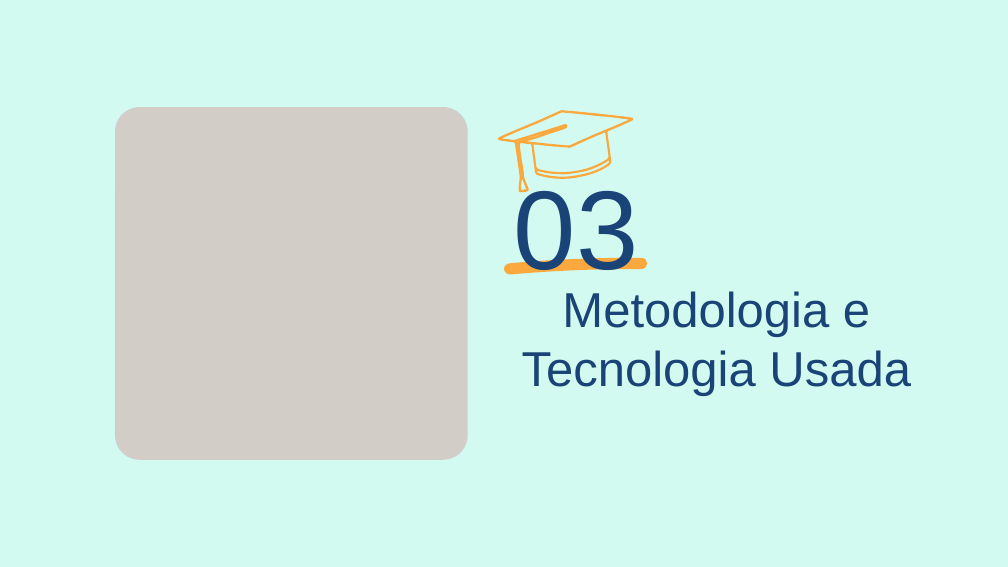
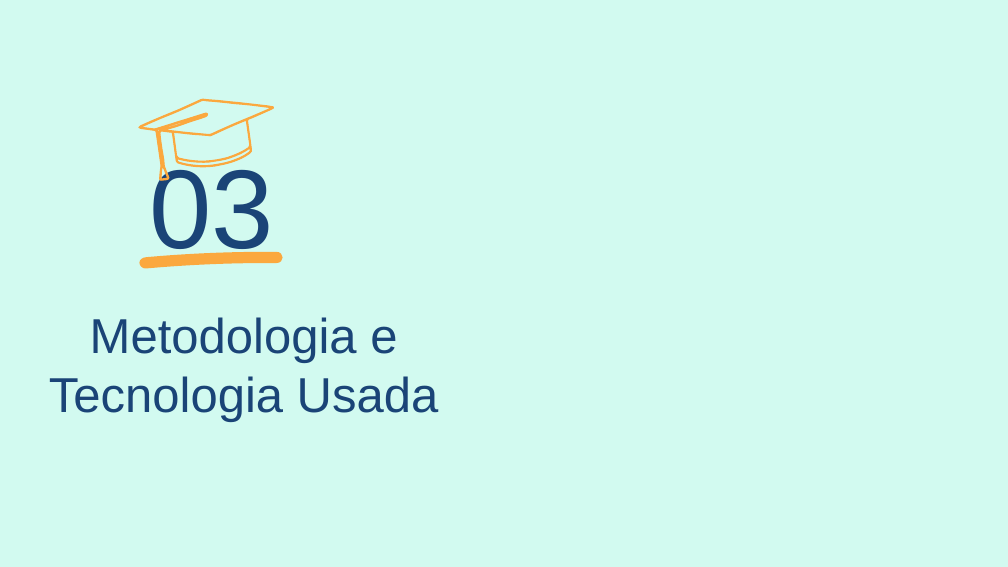
Before and after one commit to DuarteSVL/duartesvl.github.io, a slide deck: slide 7 of Apresentação/ProjectoFinal_TeamT.pptx. Drawn at 1008x567 pixels with LibreOffice and Linux fonts; fonts in the diff are those of the drawing; grey boxes stand for pictures. Boxes give left, top, right and bottom in pixels: in the first picture for what was removed or moved away, otherwise in the second. Text is boxed around its words. In the diff, an @@ line names an element or a change of style, - is before the commit and + after.

```diff
--- a/Apresentação/ProjectoFinal_TeamT.pptx
+++ b/Apresentação/ProjectoFinal_TeamT.pptx
@@ picture removed at [115, 107, 468, 460] @@
@@ rounded rectangle removed at [115, 107, 468, 460] @@
@@ freeform shape: place and size @@
-freeform shape at [498, 111, 633, 192]
+freeform shape at [139, 99, 274, 179]
@@ title "03" rewrapped from [514, 180, 639, 274] to [149, 159, 274, 268] @@
@@ freeform shape: place and size @@
-freeform shape at [504, 258, 649, 275]
+freeform shape at [139, 252, 284, 269]
@@ title "Metodologia e Tecnologia Usada": place and size @@
-title "Metodologia e Tecnologia Usada" at [522, 291, 911, 396]
+title "Metodologia e Tecnologia Usada" at [49, 317, 439, 422]
```
Also in this commit, not shown: 3 other slides changed, 2 other files.
